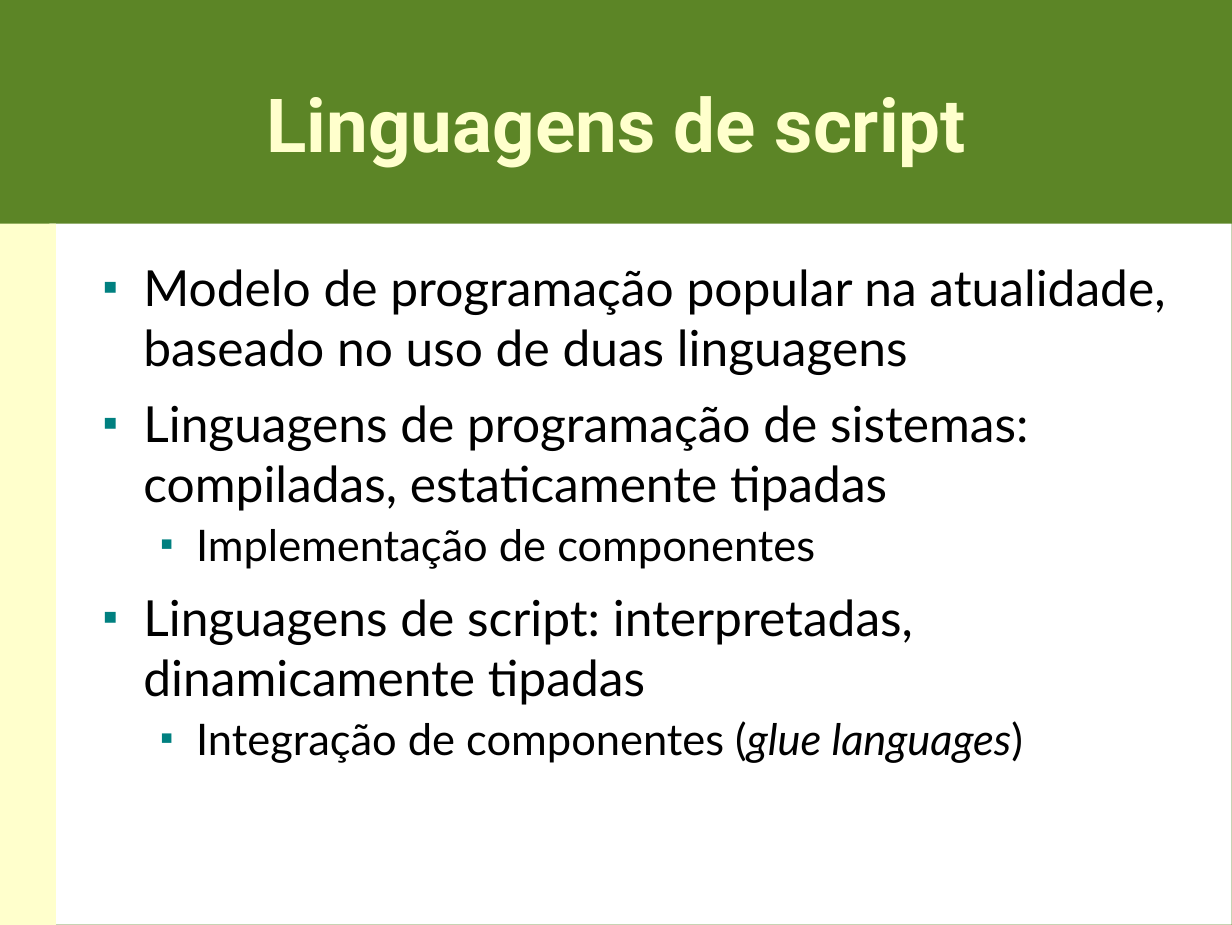
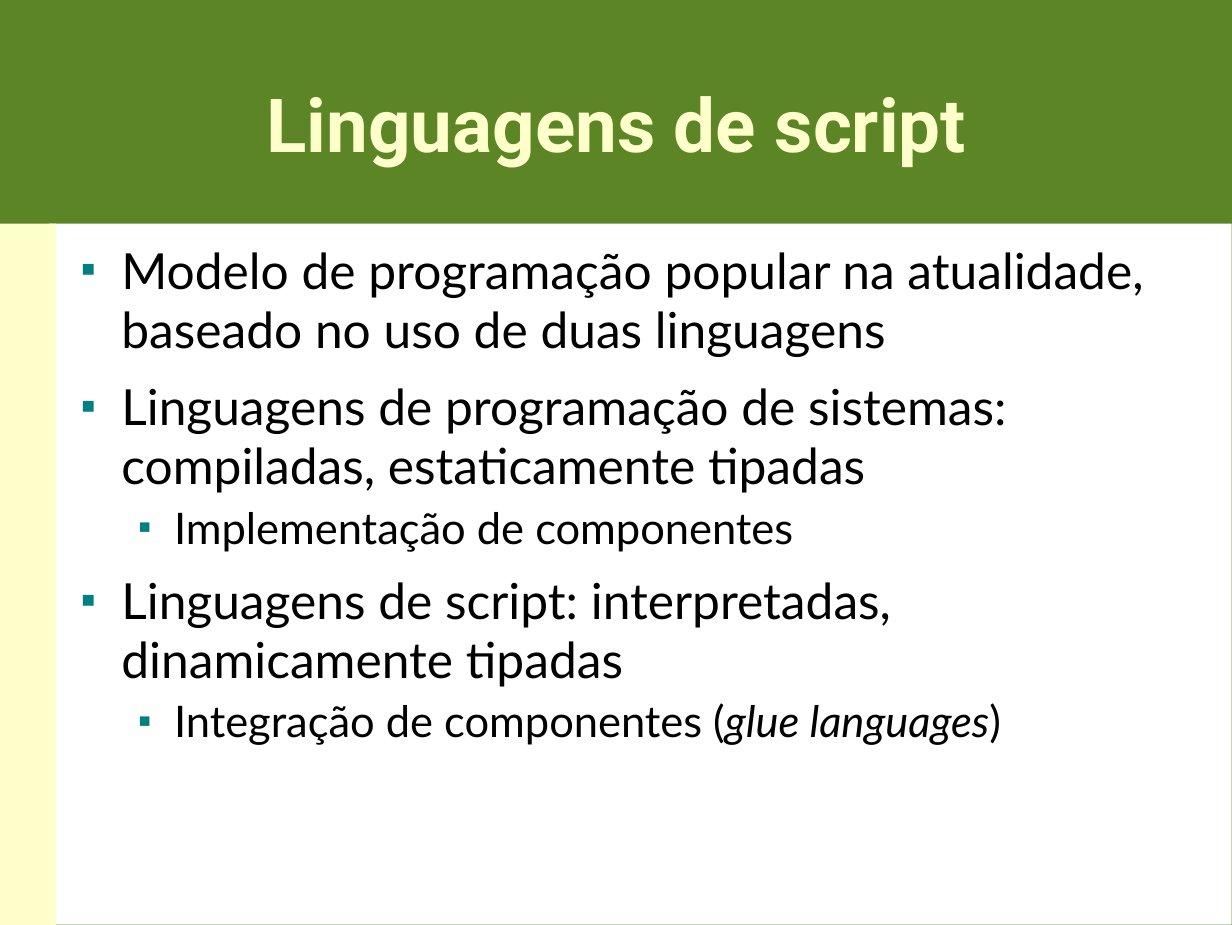
Before and after one commit to hishamhm/libscript, a slide deck: slide 3 of doc/apresentacao.odp (slide 4 before the commit). Drawn at 1232x925 pixels with LibreOffice and Linux fonts; fonts in the diff are those of the drawing. Boxes give left, top, right and bottom in pixels: in the first picture for what was removed or moved away, otherwise in the second. Text is boxed around its words. In the diff, an @@ line names an element or a change of style, - is before the commit and + after.

```diff
--- a/doc/apresentacao.odp
+++ b/doc/apresentacao.odp
@@ text "Modelo de programação popular na ...": place and size @@
-text "Modelo de programação popular na ..." at [143,269,1165,763]
+text "Modelo de programação popular na ..." at [121,252,1143,745]
```
Also in this commit, not shown: 5 other slides changed, 22 slides added, 2 slides removed, 1 other file.
